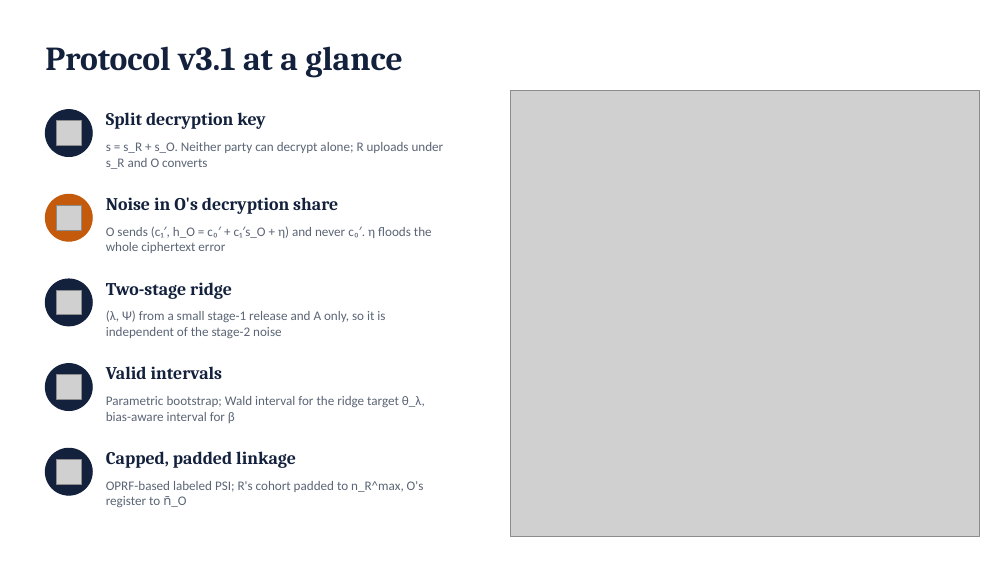
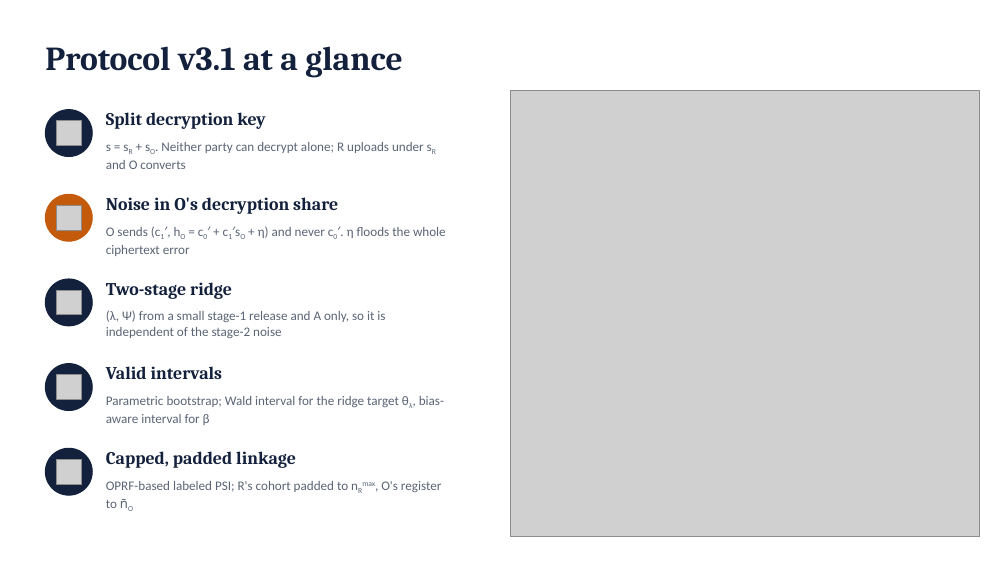
Before and after one commit to shukabh/VerticalFederatedRegression, a slide deck: slide 35 of slides/vfl_scenarioB_deck.pptx. Drawn at 1008x567 pixels with LibreOffice and Linux fonts; fonts in the diff are those of the drawing; grey boxes stand for pictures. Boxes give left, top, right and bottom in pixels: in the first picture for what was removed or moved away, otherwise in the second. Text is boxed around its words. In the diff, an @@ line names an element or a change of style, - is before the commit and + after.

```diff
--- a/slides/vfl_scenarioB_deck.pptx
+++ b/slides/vfl_scenarioB_deck.pptx
@@ text at box(106, 142, 424, 169): text changed @@
-s = s_R + s_O. Neither party can decrypt alone; R uploads under s_R and O converts
+s = sR + sO. Neither party can decrypt alone; R uploads under sR and O converts
@@ text at box(106, 226, 446, 256): text changed @@
-O sends (c₁′, h_O = c₀′ + c₁′s_O + η) and never c₀′. η floods the whole ciphertext error
+O sends (c1′, hO = c0′ + c1′sO + η) and never c0′. η floods the whole ciphertext error
@@ text at box(106, 396, 444, 425): text changed @@
-Parametric bootstrap; Wald interval for the ridge target θ_λ, bias-aware interval for β
+Parametric bootstrap; Wald interval for the ridge target θλ, bias-aware interval for β
@@ text at box(106, 481, 441, 511): text changed @@
-OPRF-based labeled PSI; R's cohort padded to n_R^max, O's register to n̄_O
+OPRF-based labeled PSI; R's cohort padded to nRmax, O's register to n̄O
```
Also in this commit, not shown: 25 other slides changed, 21 other files.
